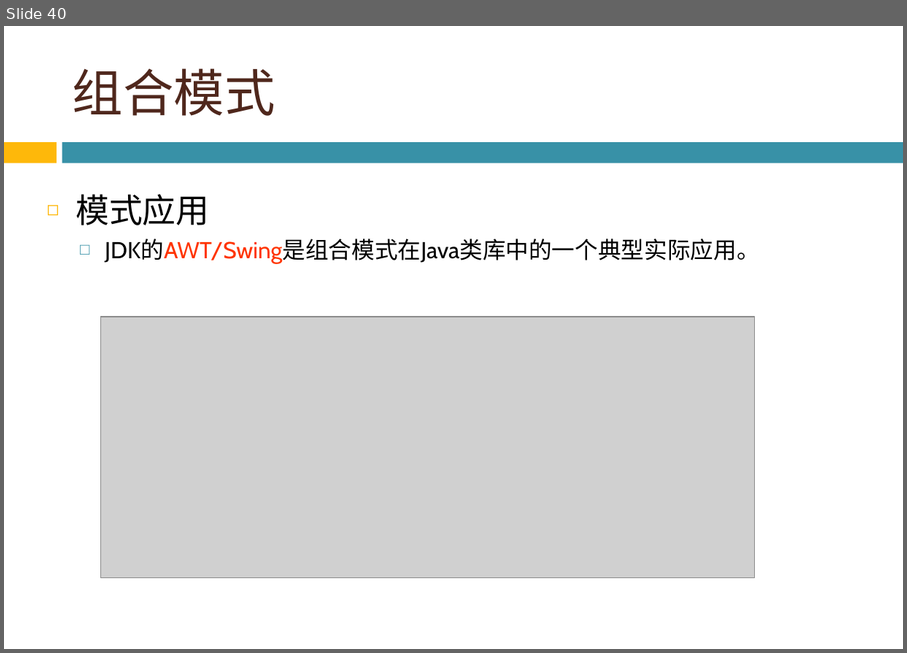
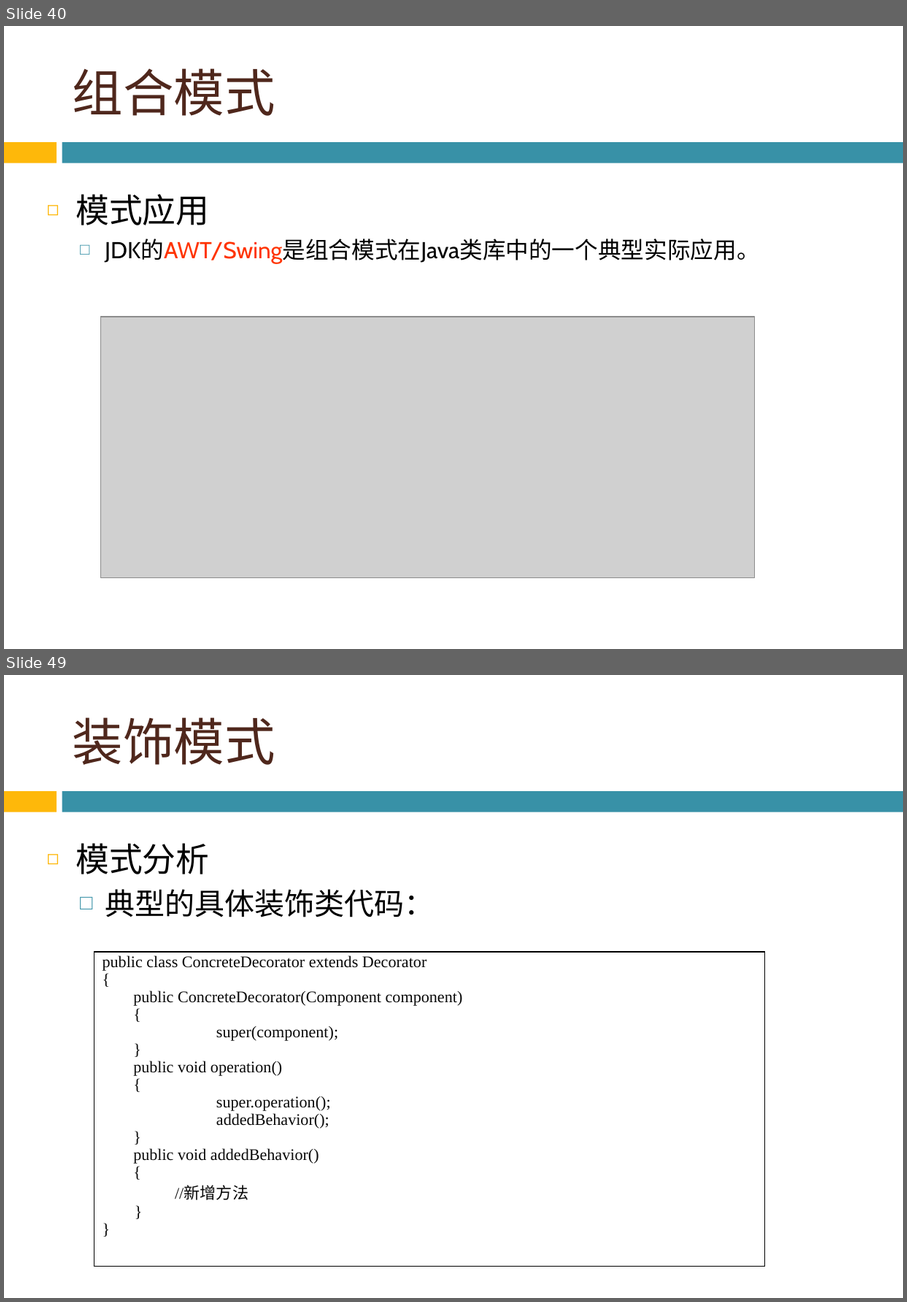
Before and after one commit to bonkboykz/jz81.github.io, a slide deck: course/smt/LectureNotes/(Spring2016)Lecture7.pptx. Shown one above the other, each under a label of ours: slide 40 before the commit, slides 40 and 49 after it; the slides between them are not shown. The pictures are 907x653 and 907x1302 pixels, drawn with LibreOffice and Linux fonts; fonts in the diff are those of the drawing; grey boxes stand for pictures; background and template pictures are left out. Boxes give left, top, right and bottom in pixels: in the first picture for what was removed or moved away, otherwise in the second. Text is boxed around its words. In the diff, an @@ line names an element or a change of style, - is before the commit and + after.

```diff
--- a/course/smt/LectureNotes/(Spring2016)Lecture7.pptx
+++ b/course/smt/LectureNotes/(Spring2016)Lecture7.pptx
@@ slide 49 added at [4, 675, 903, 1298], background picture (left out); not listed: 2 template elements that a slide beside it also shows @@
@@ title added at [73, 717, 276, 765], 44 pt, text #4F271C @@
+装饰模式
@@ text added at [76, 843, 435, 917], 26 pt, text #000000 @@
+◻ 模式分析
+  □ 典型的具体装饰类代码：
@@ table added at [94, 952, 765, 1266], 1 rows, 1 columns @@
+public class ConcreteDecorator extends Decorator / { / public ConcreteDecorator(Component component) / { / super(component); / } / public void operation() / { / super.operation(); / addedBehavior(); / } / public void addedBehavior() / { / //新增方法 / } / }
```
Also in this commit, not shown: 1 slide changed, 33 other slides added.
